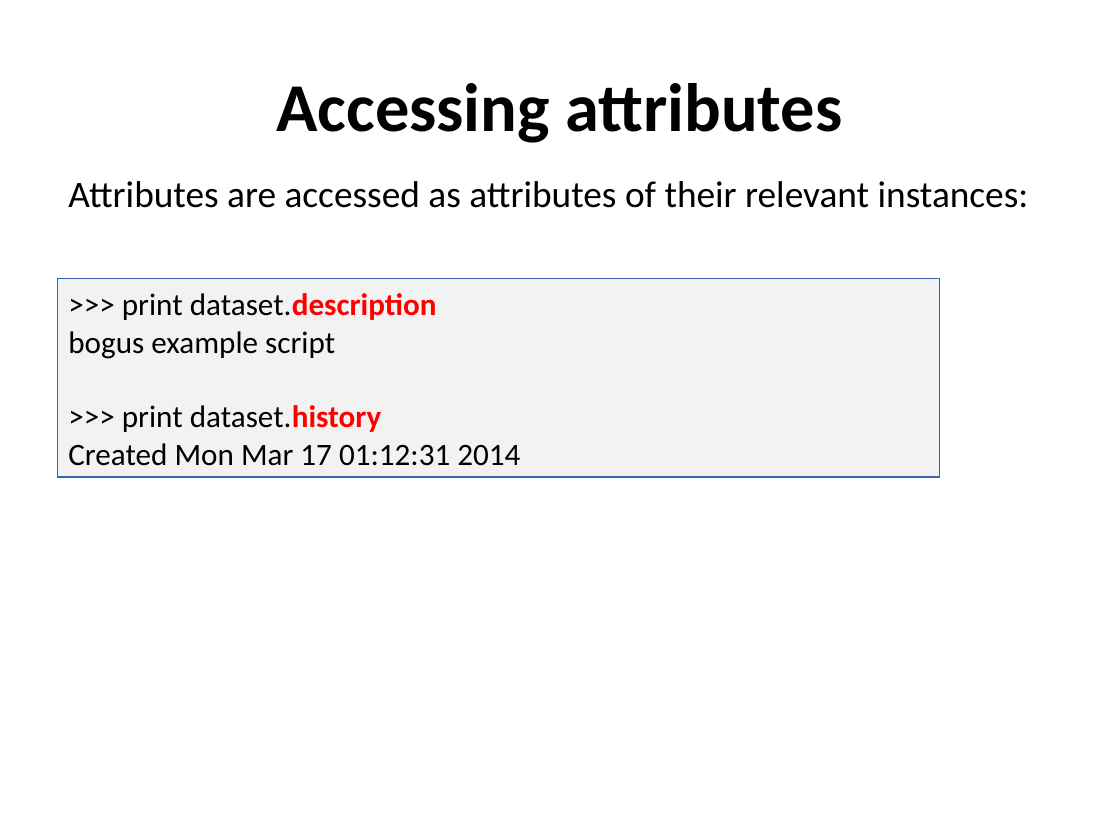
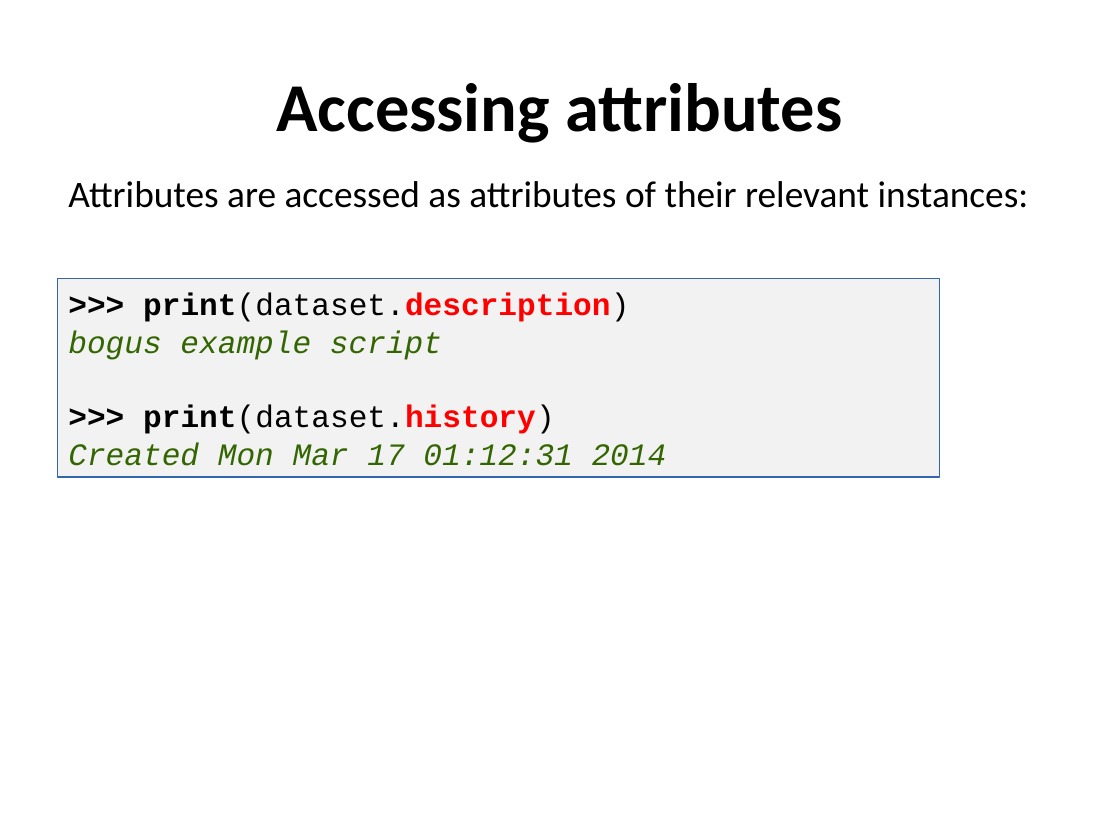
Before and after one commit to ncasuk/ncas-isc, a slide deck: slide 12 of python/presentations/read_write_data/11_create_netcdf_python.ppt. Drawn at 1120x840 pixels with LibreOffice and Linux fonts; fonts in the diff are those of the drawing; background and template pictures are left out. Boxes give left, top, right and bottom in pixels: in the first picture for what was removed or moved away, otherwise in the second. Text is boxed around its words. In the diff, an @@ line names an element or a change of style, - is before the commit and + after.

```diff
--- a/python/presentations/read_write_data/11_create_netcdf_python.ppt
+++ b/python/presentations/read_write_data/11_create_netcdf_python.ppt
@@ text in rectangle at <box>143,293,629,322</box>: text changed; font Calibri to Courier New; bold on @@
->>> print dataset.description
+>>> print(dataset.description)
@@ text in rectangle at <box>68,330,667,466</box>: font Calibri to Courier New, text colour #000000 to #336600, italic on in "bogus example script", "Created Mon Mar 17 01:12:31 2014" @@
@@ text in rectangle at <box>143,405,555,434</box>: text changed; font Calibri to Courier New; bold on @@
->>> print dataset.history
+>>> print(dataset.history)
```
Also in this commit, not shown: 16 other slides changed.
